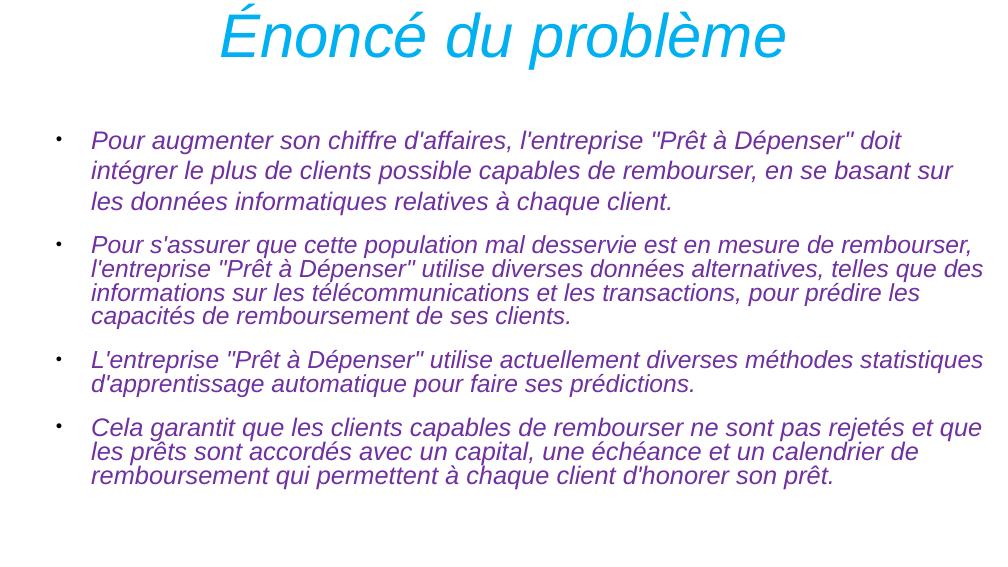
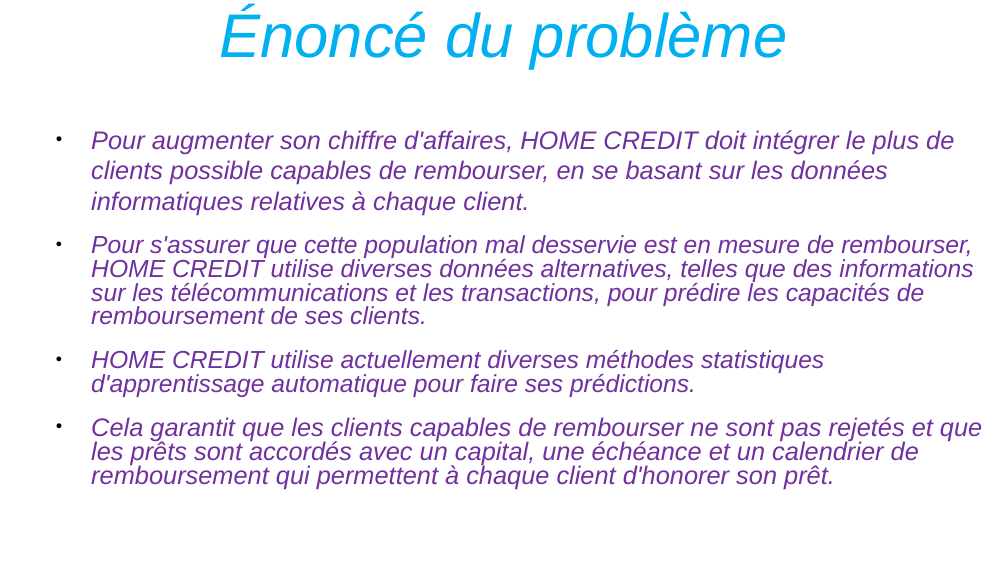
Before and after one commit to kkouakou/Project7, a slide deck: slide 5 of Project 7 P 7 presentation Powerpoint.pptx. Drawn at 1008x567 pixels with LibreOffice and Linux fonts; fonts in the diff are those of the drawing. Boxes give left, top, right and bottom in pixels: in the first picture for what was removed or moved away, otherwise in the second. Text is boxed around its words. In the diff, an @@ line names an element or a change of style, - is before the commit and + after.

```diff
--- a/Project 7 P 7 presentation Powerpoint.pptx
+++ b/Project 7 P 7 presentation Powerpoint.pptx
@@ text at bbox=[91, 130, 973, 397]: text changed @@
-● Pour augmenter son chiffre d'affaires, l'entreprise "Prêt à Dépenser" doit intégrer le plus de clients possible capables de rembourser, en se basant sur les données informatiques relatives à chaque client.
-● Pour s'assurer que cette population mal desservie est en mesure de rembourser, l'entreprise "Prêt à Dépenser" utilise diverses données alternatives, telles que des informations sur les télécommunications et les transactions, pour prédire les capacités de remboursement de ses clients.
-● L'entreprise "Prêt à Dépenser" utilise actuellement diverses méthodes statistiques d'apprentissage automatique pour faire ses prédictions.
+● Pour augmenter son chiffre d'affaires, HOME CREDIT doit intégrer le plus de clients possible capables de rembourser, en se basant sur les données informatiques relatives à chaque client.
+● Pour s'assurer que cette population mal desservie est en mesure de rembourser, HOME CREDIT utilise diverses données alternatives, telles que des informations sur les télécommunications et les transactions, pour prédire les capacités de remboursement de ses clients.
+● HOME CREDIT utilise actuellement diverses méthodes statistiques d'apprentissage automatique pour faire ses prédictions.
```
Also in this commit, not shown: 4 other slides changed, 2 slides added, 1 slide removed.
